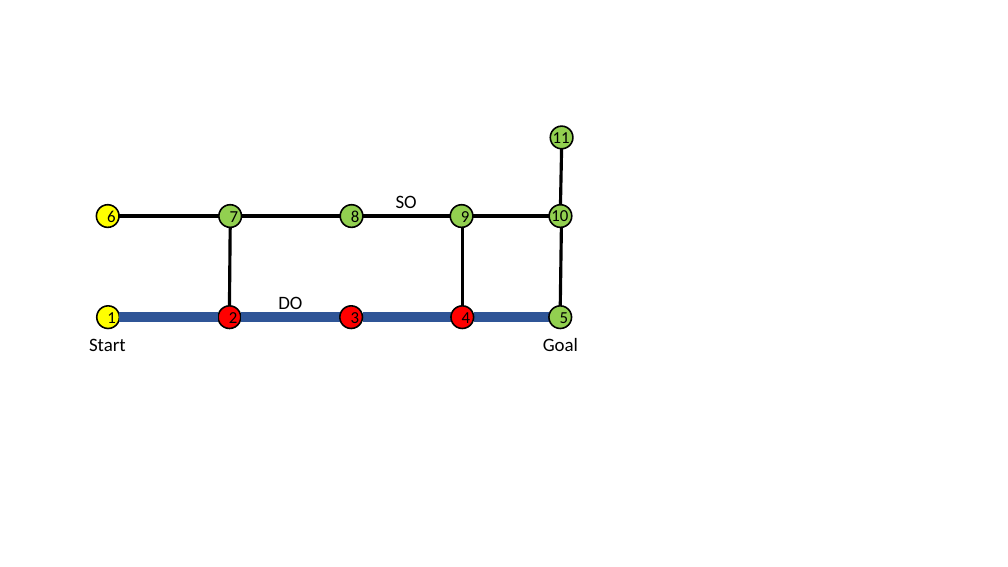
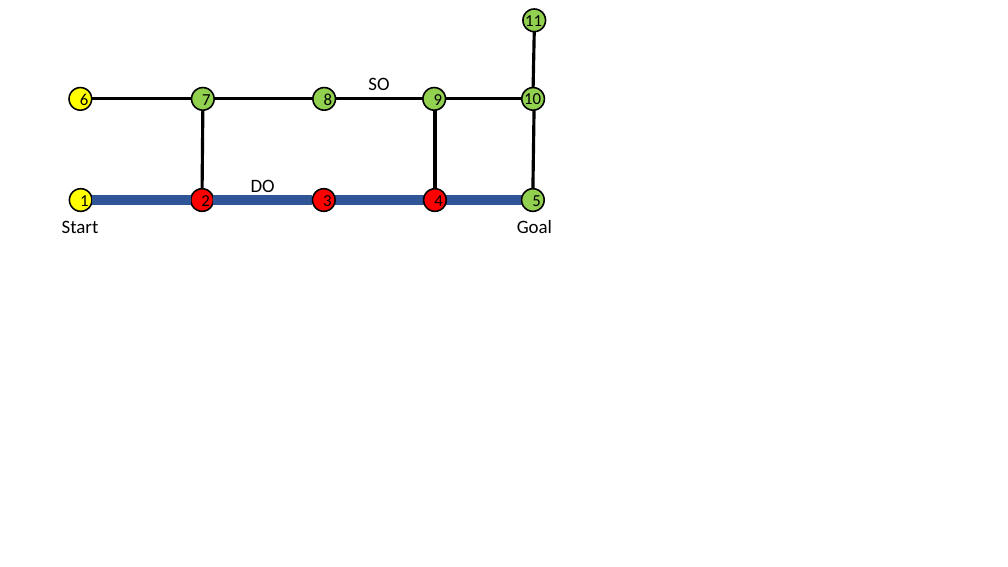
Before and after one commit to cmu-able/explainable-planning, a slide deck: slide 18 of XPlanningEvaluation/data/instruction/instruction.pptx. Drawn at 1008x567 pixels with LibreOffice and Linux fonts; fonts in the diff are those of the drawing. Boxes give left, top, right and bottom in pixels: in the first picture for what was removed or moved away, otherwise in the second. Text is boxed around its words. In the diff, an @@ line names an element or a change of style, - is before the commit and + after.

Commit message:
moved all content in instruction.pptx to top-left corner

```diff
--- a/XPlanningEvaluation/data/instruction/instruction.pptx
+++ b/XPlanningEvaluation/data/instruction/instruction.pptx
@@ ellipse moved from (x1=549, y1=205, x2=572, y2=228) to (x1=523, y1=9, x2=546, y2=32) @@
@@ 3 texts, 3 ellipses moved together from (x1=97, y1=129, x2=578, y2=351) to (x1=70, y1=12, x2=552, y2=233) @@
@@ 6 ellipses, 3 texts moved together from (x1=89, y1=205, x2=568, y2=351) to (x1=62, y1=88, x2=541, y2=233) @@
@@ ellipse moved from (x1=551, y1=126, x2=573, y2=149) to (x1=522, y1=88, x2=544, y2=110) @@
@@ group added at (x1=91, y1=32, x2=535, y2=99): 5 lines @@
@@ line moved from (231, 228) - (230, 306) to (203, 110) - (202, 189) @@
@@ line moved from (463, 228) - (463, 306) to (435, 110) - (435, 188) @@
@@ line moved from (560, 205) - (562, 149) to (533, 189) - (534, 110) @@
@@ line moved from (219, 216) - (119, 216) to (92, 200) - (191, 200) @@
@@ line (92, 200) - (191, 200): stroke #000000 3 pt to #2F5597 9 pt @@
@@ line moved from (340, 216) - (242, 216) to (213, 200) - (312, 200) @@
@@ line (213, 200) - (312, 200): stroke #000000 3 pt to #2F5597 9 pt @@
@@ line moved from (451, 216) - (363, 216) to (335, 200) - (423, 200) @@
@@ line (335, 200) - (423, 200): stroke #000000 3 pt to #2F5597 9 pt @@
@@ line moved from (549, 216) - (473, 216) to (446, 200) - (522, 200) @@
@@ line (446, 200) - (522, 200): stroke #000000 3 pt to #2F5597 9 pt @@
@@ group removed at (x1=119, y1=228, x2=562, y2=318): 5 lines @@
```
Also in this commit, not shown: 12 other slides changed.
